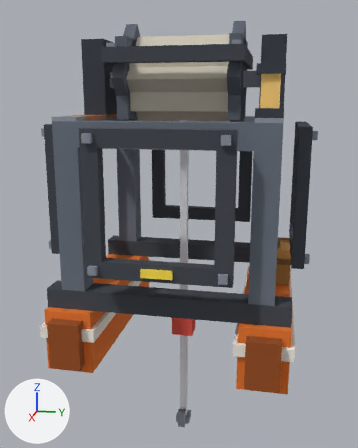
Before and after pictures for a commit that changed the glTF model assets/models/fishery.glb.
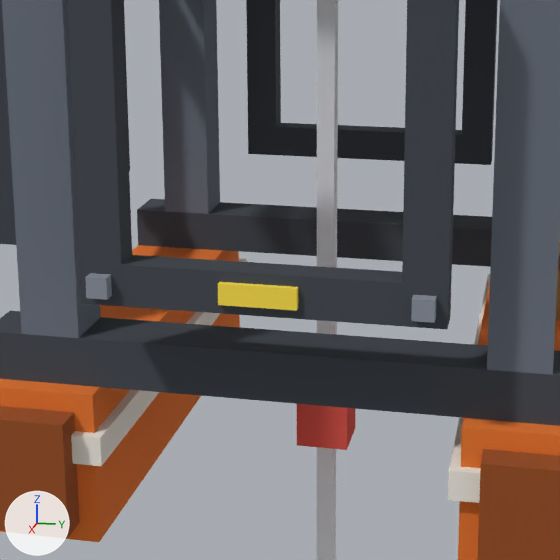
Each version appears first whole from a 50 mm camera at (2.596, 0.896, 0.848) aimed at (0.488, 0.474, 0.321), and next in a close-up on the part from 15% to 77% of the width and 35% to 85% of the height. Arrows for +X, +Y and +Z are at lower left; the lights stay in place. The older version's two pictures come first.

Names of what the first close-up shows: 'body.047', 'line', 'link_x+.032', 'link_x-.032', 'link_y-.032'.
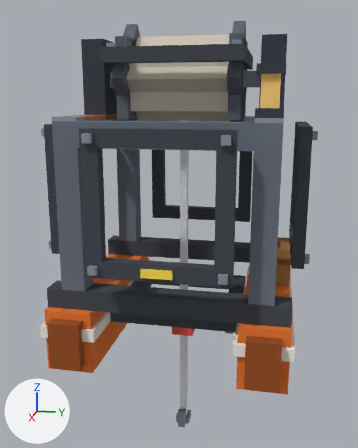
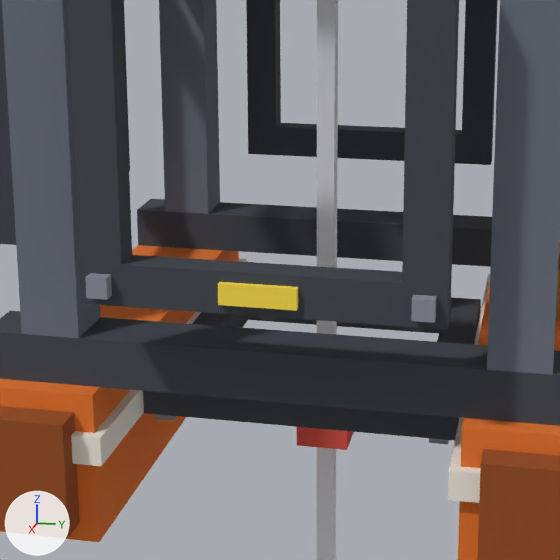
What the commit changed:
Mesh me_fishery_link_z_1 is new.
It has 64 vertices, 108 faces and spans x 0.238..0.762, y 0.238..0.762, z -0.061..0.009.
Faces by material slot: [48, 48, 12].
It uses material mat_case_dark (dark grey #42474f).
It uses material mat_steel (grey #8a919d).
It uses material mat_glow_energy (yellow #ffe14a).
Object 'link_z-.032' (ob_link_z__032) is new; it shows me_fishery_link_z_1.
Its location is (0.0, 0.0, 0.0).

Boxes [x1, y1, x2, y2] around the edits, measured in the close-ups (560 x 560 px):
'link_z-.032', added: after [143, 297, 481, 444]
    faces in mat_case_dark (dark grey #42474f): [143, 297, 481, 441]
    faces in mat_steel (grey #8a919d): [156, 414, 449, 444]
